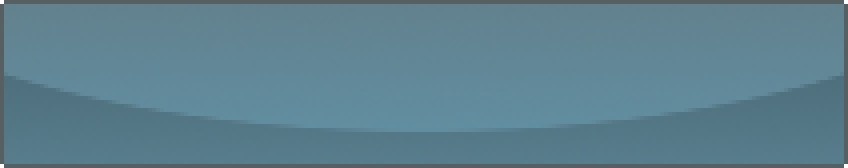
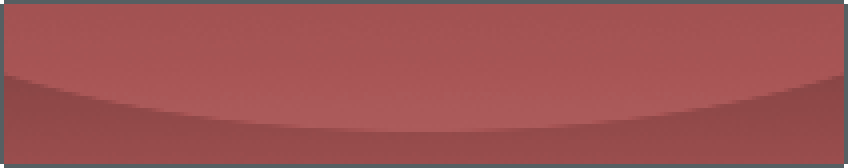
Layers edited between the first and the second 848x168 image:
painted on "Layer #2" over (4, 4, 844, 132)
painted on "Layer #3" over (4, 44, 844, 164)
